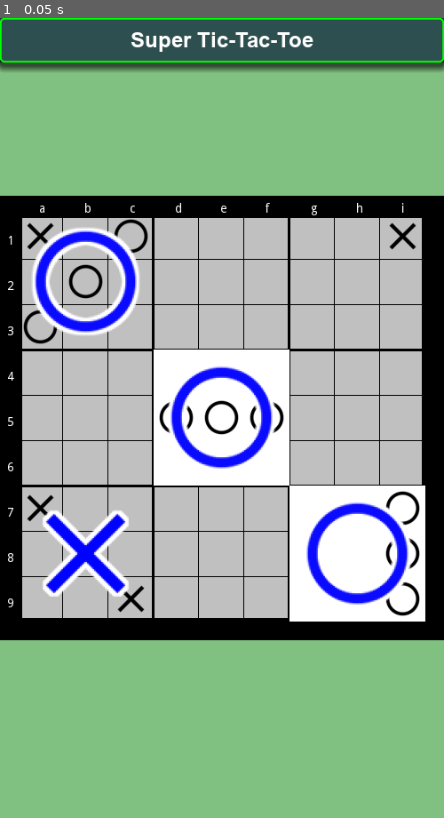
Above: before the commit, frame 1.
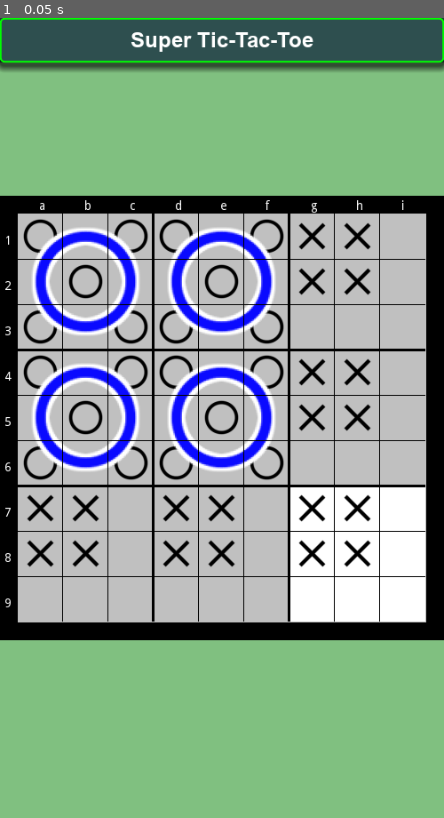
Above: after the commit, the same moment.

Repository: vivisuke/SuperTicTacToe
Game: Godot game, scene res://MainScene.tscn
The game is run twice, just before and just after one commit, with the same random seed, the same clock (stepped at 60 frames per second) and the same inputs.
Inputs:
- Up to frame 1 (0.05 s): no input

The runs differ from the first frame. In frame 1, 15% of the frame differs, in the area x 1-97%, y 22-76%.

Commit message:
0012 ◎ C 12/27 12/28 0.001│ToDo│盤面グリッド描画用レイヤー追加

Diff:
--- a/SuperTicTacToe/MainScene.tscn
+++ b/SuperTicTacToe/MainScene.tscn
@@ -8,6 +8,7 @@
 [ext_resource path="res://images/big_circle_black.png" type="Texture" id=6]
 [ext_resource path="res://images/big_close_black.png" type="Texture" id=7]
 [ext_resource path="res://images/white153x153.png" type="Texture" id=8]
+[ext_resource path="res://scripts/Grid.gd" type="Script" id=9]
 
 [sub_resource type="DynamicFont" id=1]
 size = 24
@@ -114,7 +115,7 @@
 margin_top = 200.0
 margin_right = 500.0
 margin_bottom = 700.0
-color = Color( 0.501961, 0.501961, 0.501961, 1 )
+color = Color( 0.752941, 0.752941, 0.752941, 1 )
 script = ExtResource( 3 )
 
 [node name="TileMapBG" type="TileMap" parent="Board"]
@@ -122,18 +123,24 @@
 tile_set = SubResource( 4 )
 cell_size = Vector2( 153, 153 )
 format = 1
-tile_data = PoolIntArray( 65537, 0, 0, 131074, 0, 0 )
+tile_data = PoolIntArray( 131074, 0, 0 )
 
 [node name="TileMapLocal" type="TileMap" parent="Board"]
 position = Vector2( 20, 20 )
 tile_set = SubResource( 2 )
 cell_size = Vector2( 51, 51 )
 format = 1
-tile_data = PoolIntArray( 0, 0, 0, 2, 1, 0, 8, 0, 0, 65537, 1, 0, 131072, 1, 0, 262147, 1, 0, 262148, 1, 0, 262149, 1, 0, 393216, 0, 0, 393224, 1, 0, 458753, 0, 0, 458760, 1, 0, 524290, 0, 0, 524296, 1, 0 )
+tile_data = PoolIntArray( 0, 1, 0, 2, 1, 0, 3, 1, 0, 5, 1, 0, 6, 0, 0, 7, 0, 0, 65537, 1, 0, 65540, 1, 0, 65542, 0, 0, 65543, 0, 0, 131072, 1, 0, 131074, 1, 0, 131075, 1, 0, 131077, 1, 0, 196608, 1, 0, 196610, 1, 0, 196611, 1, 0, 196613, 1, 0, 196614, 0, 0, 196615, 0, 0, 262145, 1, 0, 262148, 1, 0, 262150, 0, 0, 262151, 0, 0, 327680, 1, 0, 327682, 1, 0, 327683, 1, 0, 327685, 1, 0, 393216, 0, 0, 393217, 0, 0, 393219, 0, 0, 393220, 0, 0, 393222, 0, 0, 393223, 0, 0, 458752, 0, 0, 458753, 0, 0, 458755, 0, 0, 458756, 0, 0, 458758, 0, 0, 458759, 0, 0 )
 
 [node name="TileMapGlobal" type="TileMap" parent="Board"]
 position = Vector2( 20, 20 )
 tile_set = SubResource( 3 )
 cell_size = Vector2( 153, 153 )
 format = 1
-tile_data = PoolIntArray( 0, 1, 0, 65537, 1, 0, 131072, 0, 0, 131074, 1, 0 )
+tile_data = PoolIntArray( 0, 1, 0, 1, 1, 0, 65536, 1, 0, 65537, 1, 0 )
+
+[node name="Grid" type="ColorRect" parent="Board"]
+margin_right = 500.0
+margin_bottom = 500.0
+color = Color( 1, 1, 1, 0 )
+script = ExtResource( 9 )
--- a/SuperTicTacToe/scripts/Board.gd
+++ b/SuperTicTacToe/scripts/Board.gd
@@ -1,33 +1 @@
 extends ColorRect
-
-const BD_WIDTH = 500
-const N_HORZ = 9
-const N_VERT = 9
-const FRAME_WD = 20
-const CELL_WD = (BD_WIDTH - FRAME_WD*2) / N_HORZ
-
-func _ready():
-	for x in range(N_HORZ):
-		var l = Label.new()
-		l.text = "abcdefghi"[x]
-		l.set_position(Vector2(FRAME_WD-2+(x+0.5)*CELL_WD, 8))
-		add_child(l)
-	for y in range(N_VERT):
-		var l = Label.new()
-		l.text = "123456789"[y]
-		#l.set_position(Vector2(8, 23+(y+0.5)*75))
-		l.set_position(Vector2(8, FRAME_WD-2+(y+0.5)*CELL_WD))
-		add_child(l)
-	pass # Replace with function body.
-
-func _draw():
-	draw_rect(Rect2(0, 0, 500, 500), Color.black)
-	draw_rect(Rect2(25, 25, 75*6, 75*6), Color.silver)
-	for x in range(1, N_HORZ):
-		var wd = 3 if x%3 == 0 else 1
-		draw_line(Vector2(FRAME_WD+x*CELL_WD, FRAME_WD),
-					Vector2(FRAME_WD+x*CELL_WD, FRAME_WD+CELL_WD*N_VERT),
-					Color.black, wd)
-		draw_line(Vector2(FRAME_WD, FRAME_WD+x*CELL_WD),
-					Vector2(FRAME_WD+CELL_WD*N_HORZ, FRAME_WD+x*CELL_WD),
-					Color.black, wd)
--- /dev/null
+++ b/SuperTicTacToe/scripts/Grid.gd
@@ -0,0 +1,38 @@
+extends ColorRect
+
+
+const BD_WIDTH = 500
+const N_HORZ = 9
+const N_VERT = 9
+const FRAME_WD = 20
+const CELL_WD = (BD_WIDTH - FRAME_WD*2) / N_HORZ
+
+func _ready():
+	for x in range(N_HORZ):
+		var l = Label.new()
+		l.text = "abcdefghi"[x]
+		l.set_position(Vector2(FRAME_WD-2+(x+0.5)*CELL_WD, 5))
+		add_child(l)
+	for y in range(N_VERT):
+		var l = Label.new()
+		l.text = "123456789"[y]
+		#l.set_position(Vector2(8, 23+(y+0.5)*75))
+		l.set_position(Vector2(5, FRAME_WD-2+(y+0.5)*CELL_WD))
+		add_child(l)
+	pass # Replace with function body.
+
+func _draw():
+	draw_rect(Rect2(0, 0, BD_WIDTH, FRAME_WD), Color.black)
+	draw_rect(Rect2(0, BD_WIDTH-FRAME_WD, BD_WIDTH, FRAME_WD), Color.black)
+	draw_rect(Rect2(0, 0, FRAME_WD, BD_WIDTH), Color.black)
+	draw_rect(Rect2(BD_WIDTH-FRAME_WD, 0, FRAME_WD, BD_WIDTH), Color.black)
+	#draw_rect(Rect2(0, 0, 500, 500), Color.black)
+	#draw_rect(Rect2(25, 25, 75*6, 75*6), Color.silver)
+	for x in range(1, N_HORZ):
+		var wd = 3 if x%3 == 0 else 1
+		draw_line(Vector2(FRAME_WD+x*CELL_WD, FRAME_WD),
+					Vector2(FRAME_WD+x*CELL_WD, FRAME_WD+CELL_WD*N_VERT),
+					Color.black, wd)
+		draw_line(Vector2(FRAME_WD, FRAME_WD+x*CELL_WD),
+					Vector2(FRAME_WD+CELL_WD*N_HORZ, FRAME_WD+x*CELL_WD),
+					Color.black, wd)
Not shown: 1 places in SuperTicTacToe/MainScene.tscn that only renumber resources
Not shown, changed: SuperTicTacToe.spr
